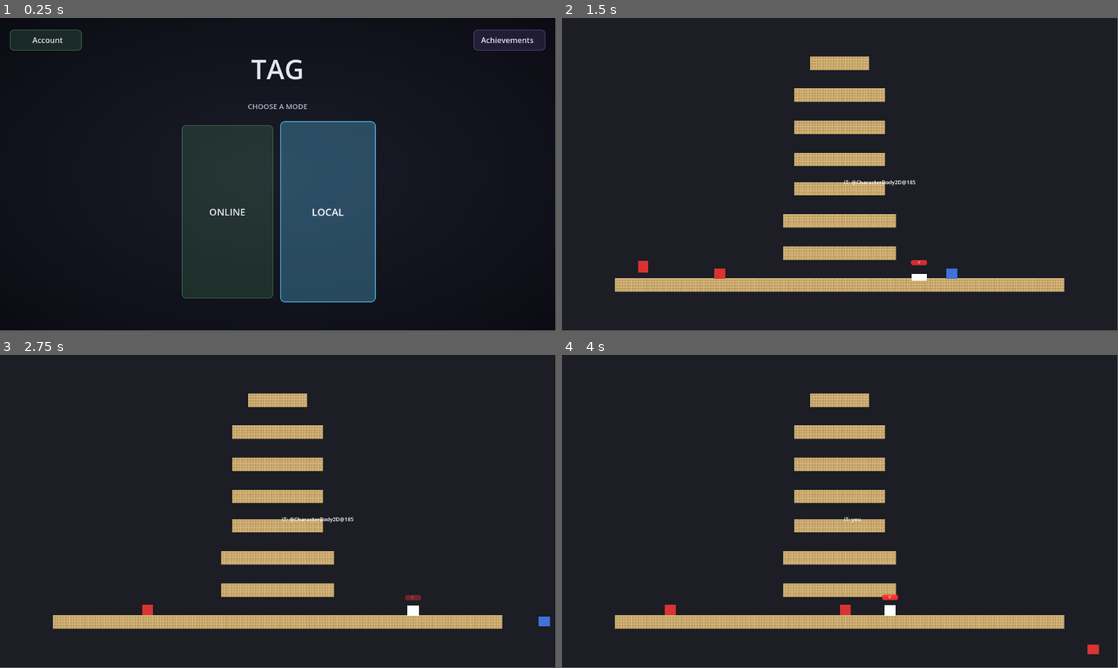
Above: before the commit, frames 1-4 (two rows, left to right).
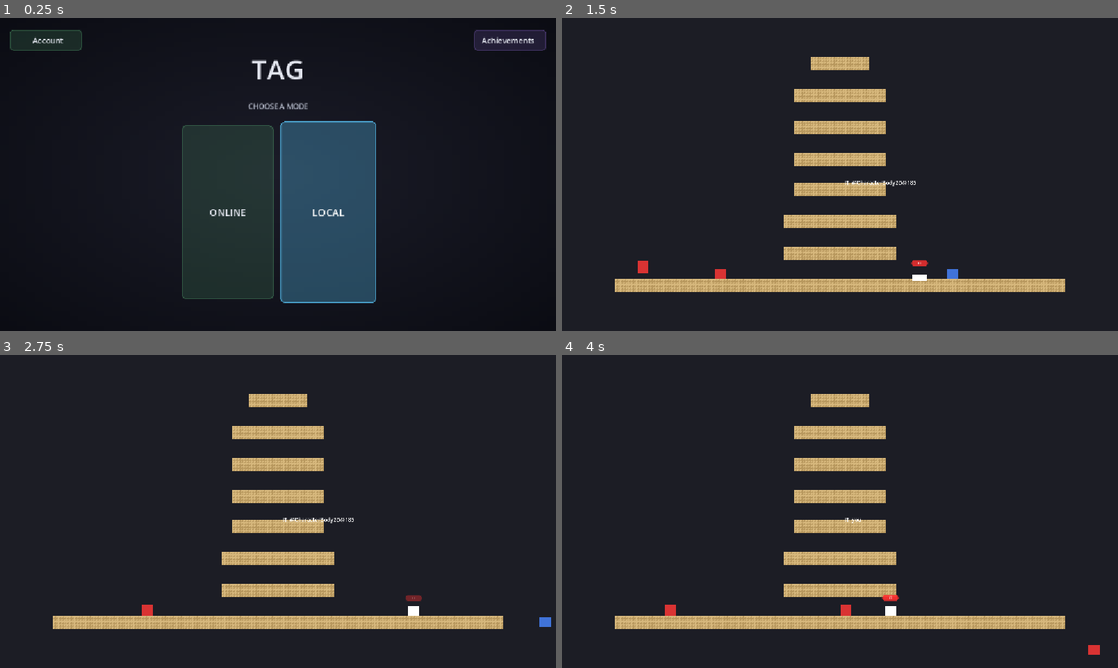
Above: after the commit, the same moments.

Repository: SumDumIdiut/tag
Game: Godot game, scene res://main/bootstrap.tscn
Two runs of this game, one before a commit and one after it. Both use one fixed random seed, a clock stepped at 60 frames per second and the inputs below.
Inputs (mouse positions are in pixels of both pictures, inside the frame that each line leads up to):
- Up to frame 1 (0.25 s): no input
- Up to frame 2 (1.5 s): click "LOCAL" at 0.5 s; click "Play Tag" at 1.25 s
- Up to frame 3 (2.75 s): tap Enter at 2 s; move the mouse to (400, 495) at 2.02 s; hold D (move_right) from 2.03 s (still down); tap J (dash) at 2.1 s; click (400, 495) at 2.17 s; tap Space (jump) at 2.27 s
- Up to frame 4 (4 s): release D (move_right) at 2.75 s; drag from (728, 527) to (812, 574) at 2.77 s; move the mouse to (895, 442) at 3.52 s; hold A (move_left) from 3.53 s (still down); tap J (dash) at 3.6 s
In our replay, the window is 799x449 before the commit and 800x450 after it. These sizes can differ from the game's own. Grey fills any space a smaller window leaves; there, only what the larger window draws over its background counts as a difference.

The runs differ from the first frame. In frame 1, 1.3% of the frame differs, in the area x 1-99%, y 3-92%; in frame 2, 2.7%, in the area x 9-91%, y 12-88%; in frame 3, 2.7%; in frame 4, 2.7%.

Commit message:
Bleed off dash-jump landing speed faster instead of freezing it, fix fixed-camera math assuming a viewport size the project never actually locked in
- player.gd: during the post-dash-jump landing grace window (now 5
  frames, was 6), apply LANDING_FRICTION (4x normal ground friction)
  instead of freezing velocity entirely -- the boost still fully carries
  through the airborne arc, it just bleeds off fast on landing instead
  of staying pinned at full speed for the whole window.
- project.godot: add window/stretch/mode=canvas_items + aspect=keep.
  FixedView's camera/background math assumes the game always renders at
  exactly the declared 1152x648 viewport, but nothing was actually
  locking the game to that logical size -- any real window that doesn't
  match it pixel-for-pixel (resize, DPI scaling, etc.) desynced the
  camera's zoom from what the background was drawn to fill, showing an
  empty margin around it.

Diff:
--- a/game/player/player.gd
+++ b/game/player/player.gd
@@ -89,11 +89,16 @@
 const UP_DASH_JUMP_H_SUPPRESS := 0.35
 
 # Jumping mid-dash (a flat/horizontal one, not an up-dash) doesn't just keep
-# the dash's own speed -- it boosts past it to this flat speed, and that
-# boosted speed is fully retained (no ground friction) through landing and
-# for this many frames afterward, before normal ground control resumes.
+# the dash's own speed -- it boosts past it to this flat speed, fully
+# retained (no friction at all) through the rest of the airborne arc. Once
+# grounded, it bleeds off fast under LANDING_FRICTION (stronger than normal
+# GROUND_FRICTION) for this many frames, instead of either staying frozen
+# at full speed (read as ice/no control) or cutting to normal friction
+# immediately (erased the whole point of the boost) -- see
+# _process_horizontal's landed_grace_timer branch.
 const DASH_JUMP_SPEED := 900.0
-const DASH_JUMP_LANDING_RETENTION_FRAMES := 6.0
+const DASH_JUMP_LANDING_RETENTION_FRAMES := 5.0
+const LANDING_FRICTION := GROUND_FRICTION * 4.0
 # When a boost/kick's target speed is already exceeded by current speed, this
 # fraction of it is still added on top as a smaller top-up -- some reward for
 # chaining, but not the full value stacking on top of an already-high speed.
@@ -456,12 +461,20 @@
 	if wall_jump_lock_timer > 0.0:
 		return
 	# Dash-jump speed boost: fully retained (no accel/friction at all) while
-	# airborne, and for a few frames after landing, before normal ground
-	# control resumes.
+	# still airborne mid-arc -- that's the actual point of the move, covering
+	# real distance. LANDING_FRICTION below is what changed.
 	if speed_boost_active and _speed_boost_timer <= 0.0:
 		speed_boost_active = false # safety-net timeout -- see var declaration comment
 	if speed_boost_active:
-		if not on_floor or landed_grace_timer > 0.0:
+		if not on_floor:
+			return
+		if landed_grace_timer > 0.0:
+			# Just landed still carrying the boost -- bleed it off under
+			# stronger-than-normal friction for DASH_JUMP_LANDING_RETENTION_FRAMES
+			# instead of staying frozen at full speed (read as ice) or dropping
+			# straight to normal ground friction (erased the landing-carry feel
+			# entirely).
+			velocity.x = move_toward(velocity.x, 0.0, LANDING_FRICTION * delta)
 			return
 		speed_boost_active = false
 	var target := move_dir.x * MOVE_SPEED
--- a/game/project.godot
+++ b/game/project.godot
@@ -82,3 +82,5 @@
 
 window/size/viewport_width=1152
 window/size/viewport_height=648
+window/stretch/mode="canvas_items"
+window/stretch/aspect="keep"
